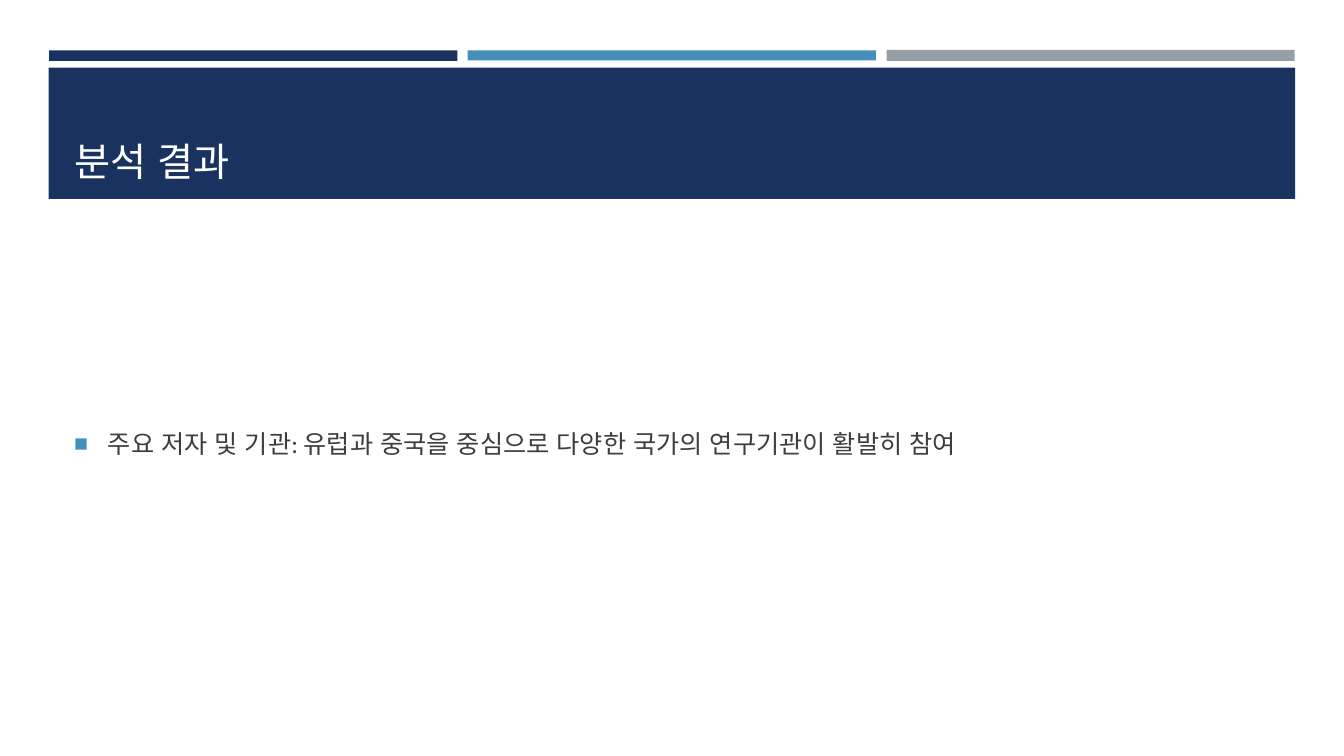
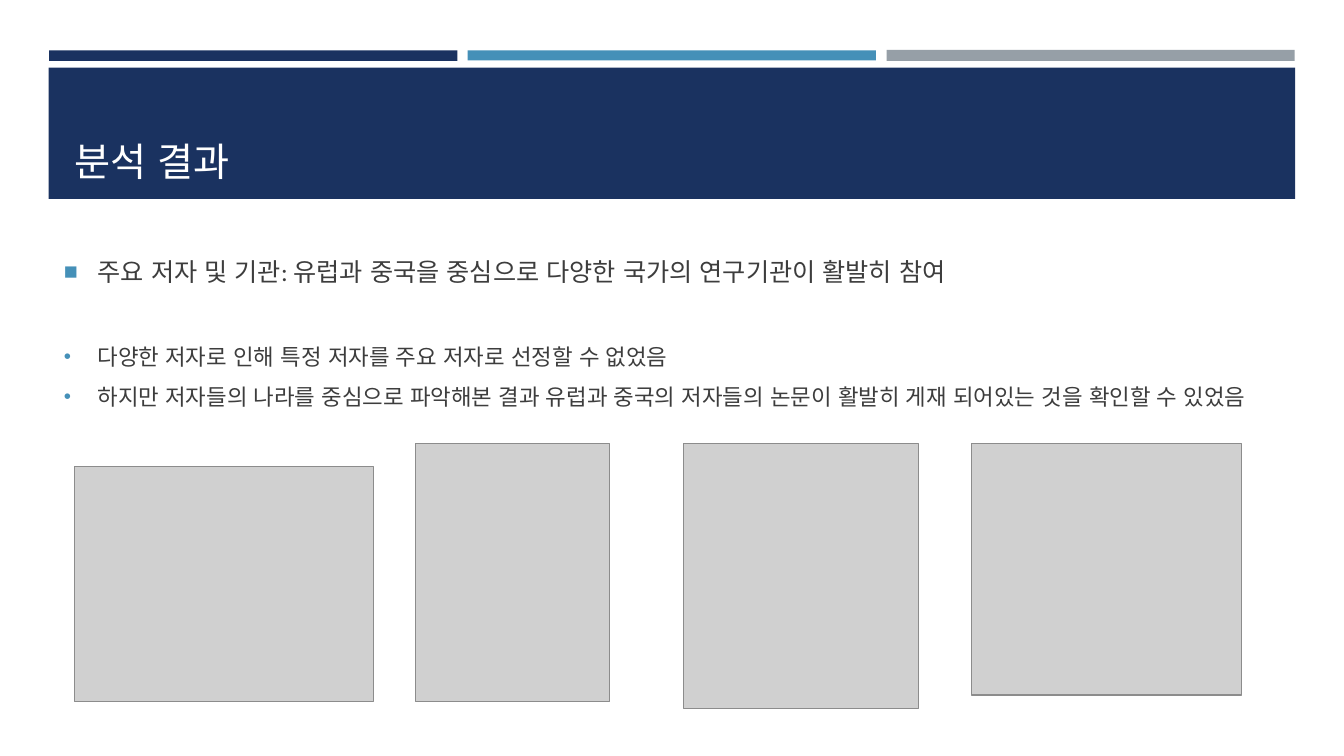
Before and after one commit to dbsdn541-ui/CSE--, a slide deck: slide 8 of CFD_저널 분석 ppt.pptx. Drawn at 1344x756 pixels with LibreOffice and Linux fonts; fonts in the diff are those of the drawing; grey boxes stand for pictures. Boxes give left, top, right and bottom in pixels: in the first picture for what was removed or moved away, otherwise in the second. Text is boxed around its words. In the diff, an @@ line names an element or a change of style, - is before the commit and + after.

```diff
--- a/CFD_저널 분석 ppt.pptx
+++ b/CFD_저널 분석 ppt.pptx
@@ text "주요 저자 및 기관: 유럽과 ...": place and size @@
-text "주요 저자 및 기관: 유럽과 ..." at bbox=[108, 432, 955, 455]
+text "주요 저자 및 기관: 유럽과 ..." at bbox=[98, 260, 1246, 407]
@@ text at bbox=[98, 346, 1246, 407]: paragraphs added @@
+• 다양한 저자로 인해 특정 저자를 주요 저자로 선정할 수 없었음
+• 하지만 저자들의 나라를 중심으로 파악해본 결과 유럽과 중국의 저자들의 논문이 활발히 게재 되어있는 것을 확인할 수 있었음
@@ picture added at bbox=[415, 444, 610, 702] @@
@@ picture added at bbox=[684, 444, 919, 709] @@
@@ picture added at bbox=[971, 444, 1241, 696] @@
@@ picture added at bbox=[75, 466, 373, 702] @@
```
Also in this commit, not shown: 9 other slides changed, 2 slides added.
